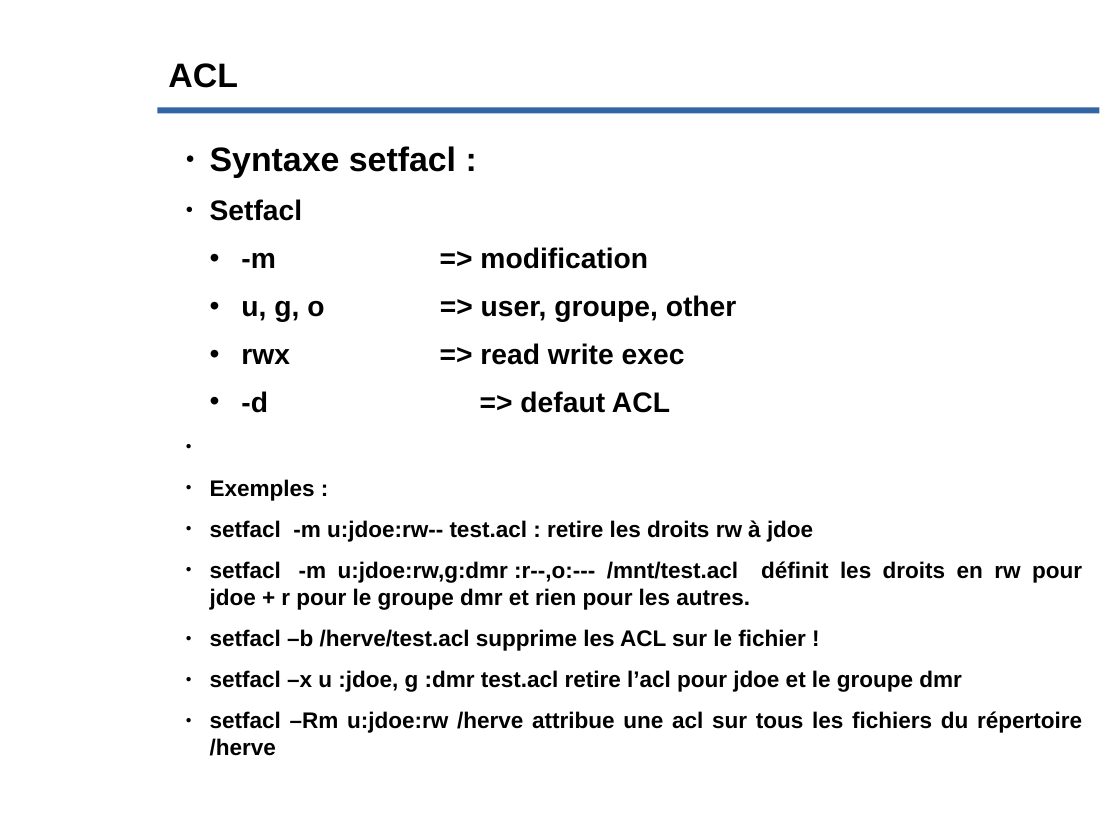
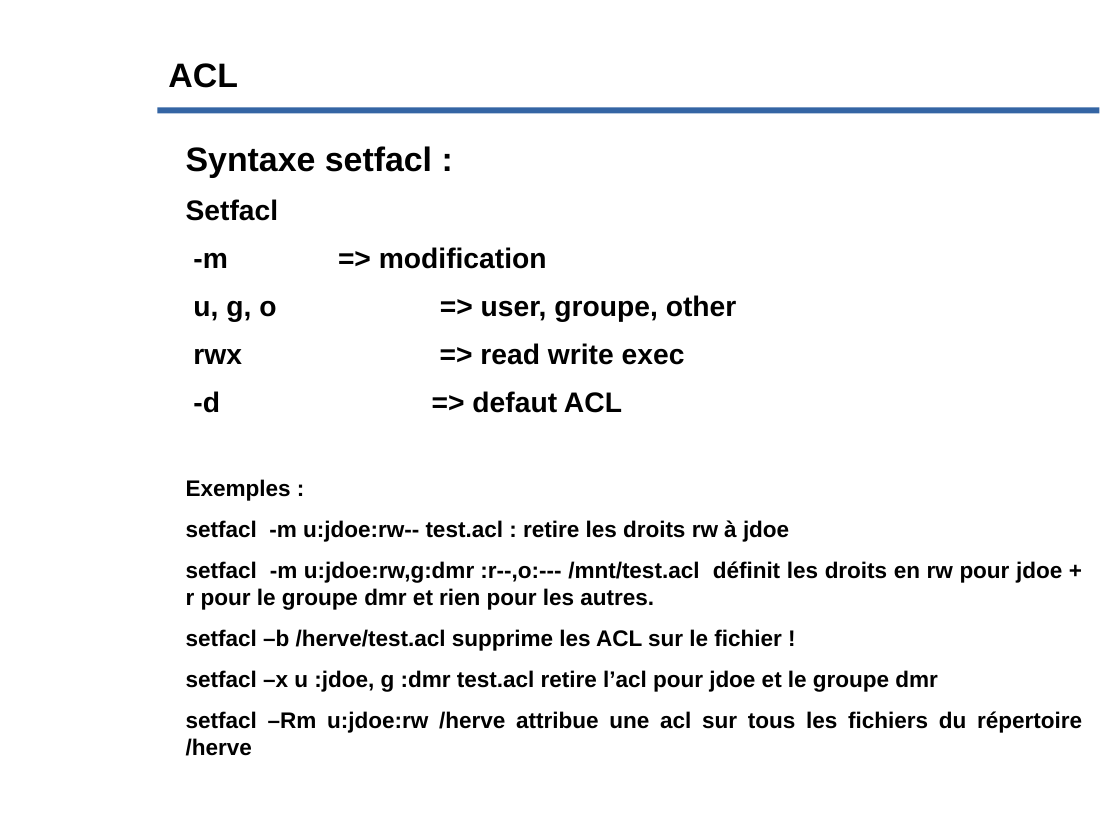
Before and after one commit to Evolix/evoformations, a slide deck: slide 22 of slides/connaissance_unix.odp. Drawn at 1120x840 pixels with LibreOffice and Linux fonts; fonts in the diff are those of the drawing; background and template pictures are left out. Boxes give left, top, right and bottom in pixels: in the first picture for what was removed or moved away, otherwise in the second. Text is boxed around its words. In the diff, an @@ line names an element or a change of style, - is before the commit and + after.

```diff
--- a/slides/connaissance_unix.odp
+++ b/slides/connaissance_unix.odp
@@ text "Syntaxe setfacl :" at [186, 146, 1082, 756]: bullet ● to none; bullet • to none; list level 2 to 1 in "-m => modification"; list level 2 to 1 in "u, g, o => user, ..."; list level 2 to 1 in "rwx => read write exec"; list level 2 to 1 in "-d => defaut ACL" @@
```
Also in this commit, not shown: 8 other slides changed, 8 other files.
